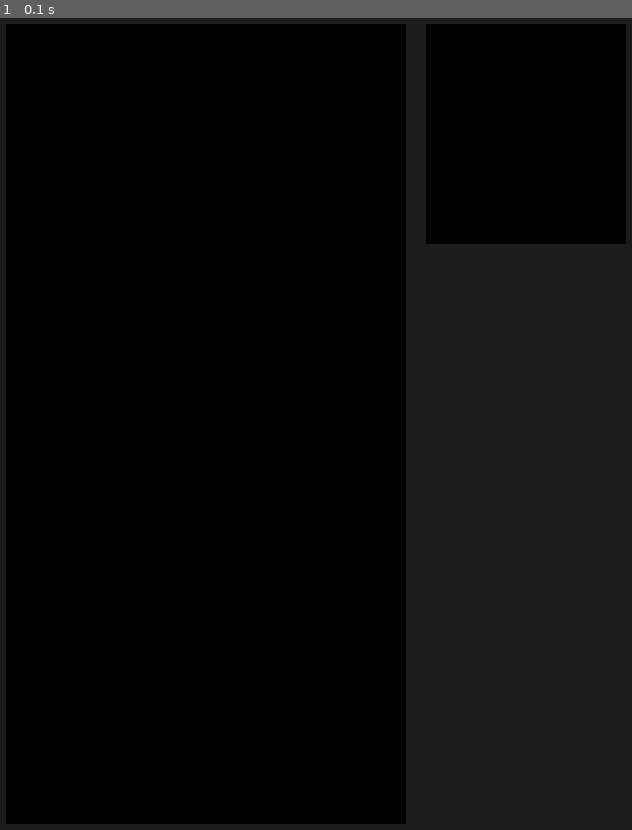
Above: before the commit, frame 1.
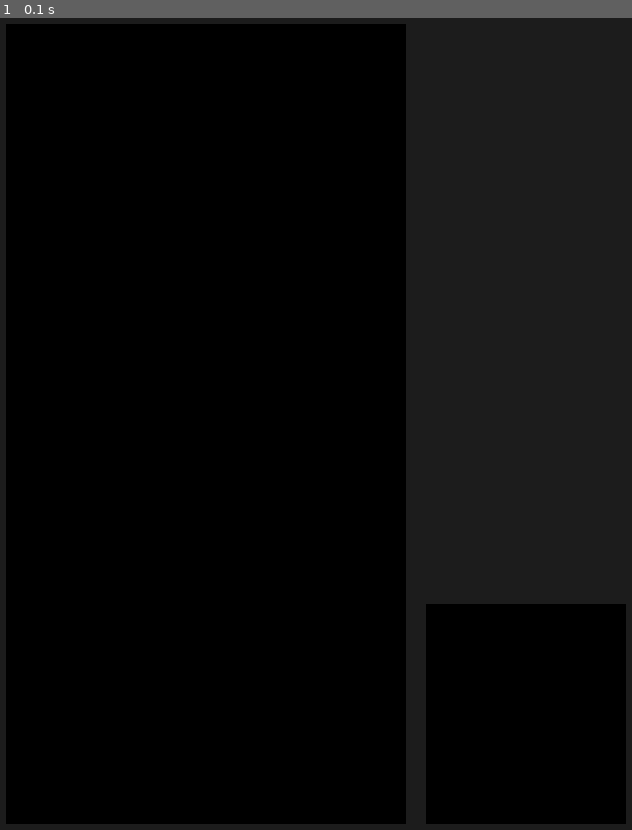
Above: after the commit, the same moment.

Repository: HeitorMR2509/tetris-python-pygame
Game: pygame game, started from main.py
Two runs of this game, one before a commit and one after it. Both use one fixed random seed, a clock stepped at 60 frames per second and the inputs below.
Inputs:
- Up to frame 1 (0.1 s): no input

The runs differ from the first frame. In frame 1, 17% of the frame differs, in the area x 67-100%, y 0-100%.

Commit message:
Superfície de pontuação na posição correta

Diff:
--- a/main.py
+++ b/main.py
@@ -29,6 +29,14 @@
          COMPRIMENTO_JOGO * FRACAO_COMPRIMENTO_PONTUACAO - ESPACAMENTO)
     )
 
+    ## Retângulo pontuação
+    ret_pont = superficie_pontuacao.get_rect(
+        bottomright=(
+            LARGURA_JANELA - ESPACAMENTO,
+            COMPRIMENTO_JANELA - ESPACAMENTO
+        )
+    )
+
     while rodando:
 
         # Muda cor de fundo da janela
@@ -38,7 +46,7 @@
         janela.blit(superficie_jogo, (ESPACAMENTO, ESPACAMENTO))
 
         # Adiciona a superfície da pontuação na janela
-        janela.blit(superficie_pontuacao, (ESPACAMENTO*2 + LARGURA_JOGO, ESPACAMENTO))
+        janela.blit(superficie_pontuacao, ret_pont)
 
         pygame.display.update()
 
